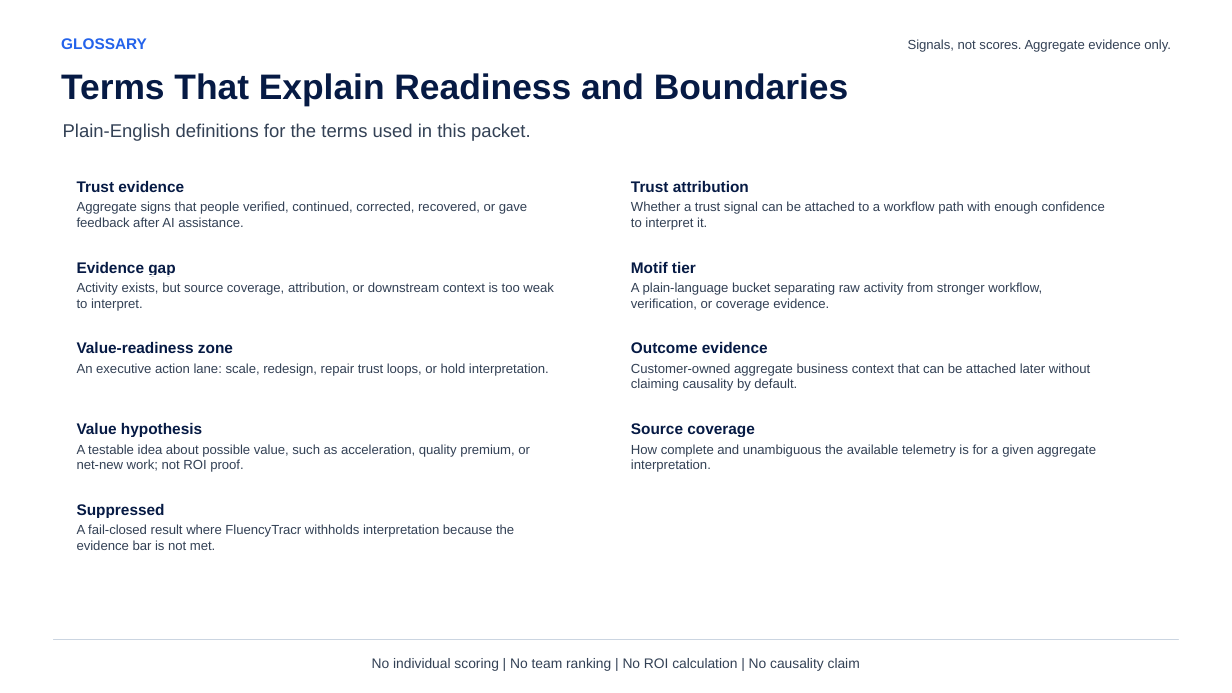
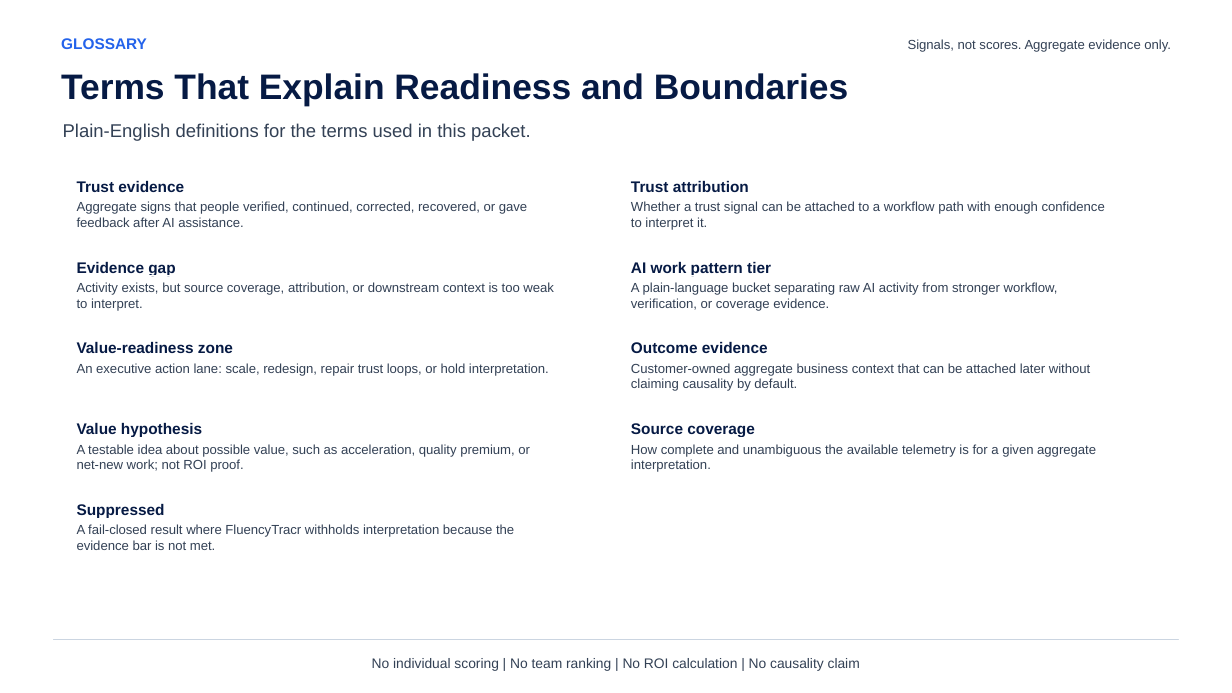
Before and after one commit to kelleyjamesb-ai/fluencytracr, a slide deck: slide 13 of output/internal-pilot-packet-2026-05-28/FluencyTracr_Internal_Pilot_Deck.pptx (slide 10 before the commit). Drawn at 1232x693 pixels with LibreOffice and Linux fonts; fonts in the diff are those of the drawing. Boxes give left, top, right and bottom in pixels: in the first picture for what was removed or moved away, otherwise in the second. Text is boxed around its words. In the diff, an @@ line names an element or a change of style, - is before the commit and + after.

```diff
--- a/output/internal-pilot-packet-2026-05-28/FluencyTracr_Internal_Pilot_Deck.pptx
+++ b/output/internal-pilot-packet-2026-05-28/FluencyTracr_Internal_Pilot_Deck.pptx
@@ text in rectangle at box(631, 262, 771, 275): text changed @@
-Motif tier
+AI work pattern tier
@@ text in rectangle at box(631, 282, 1058, 311): text changed @@
-A plain-language bucket separating raw activity from stronger workflow, verification, or coverage evidence.
+A plain-language bucket separating raw AI activity from stronger workflow, verification, or coverage evidence.
```
Also in this commit, not shown: 2 other slides changed, 3 slides added, 33 other files.
